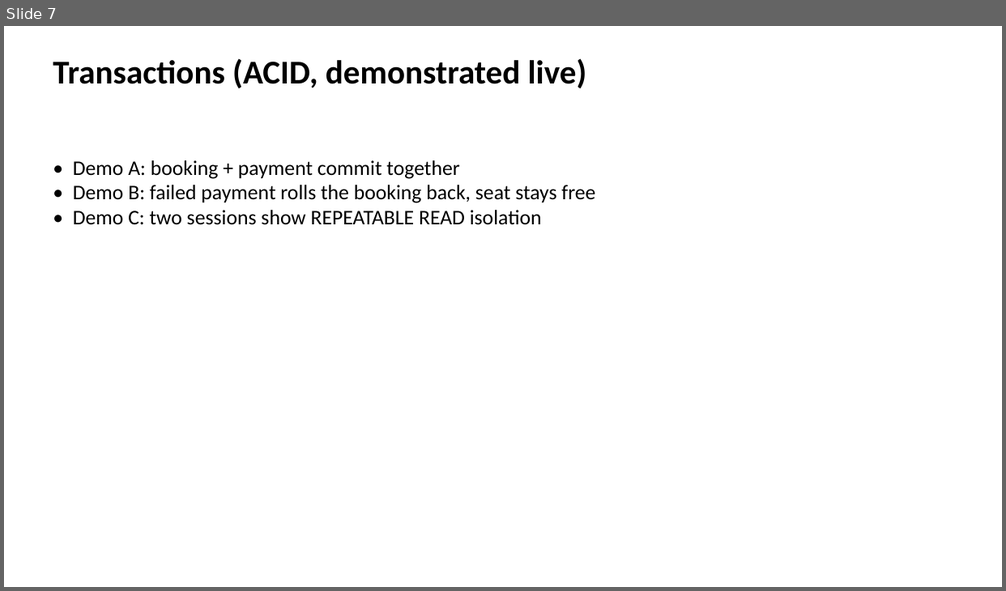
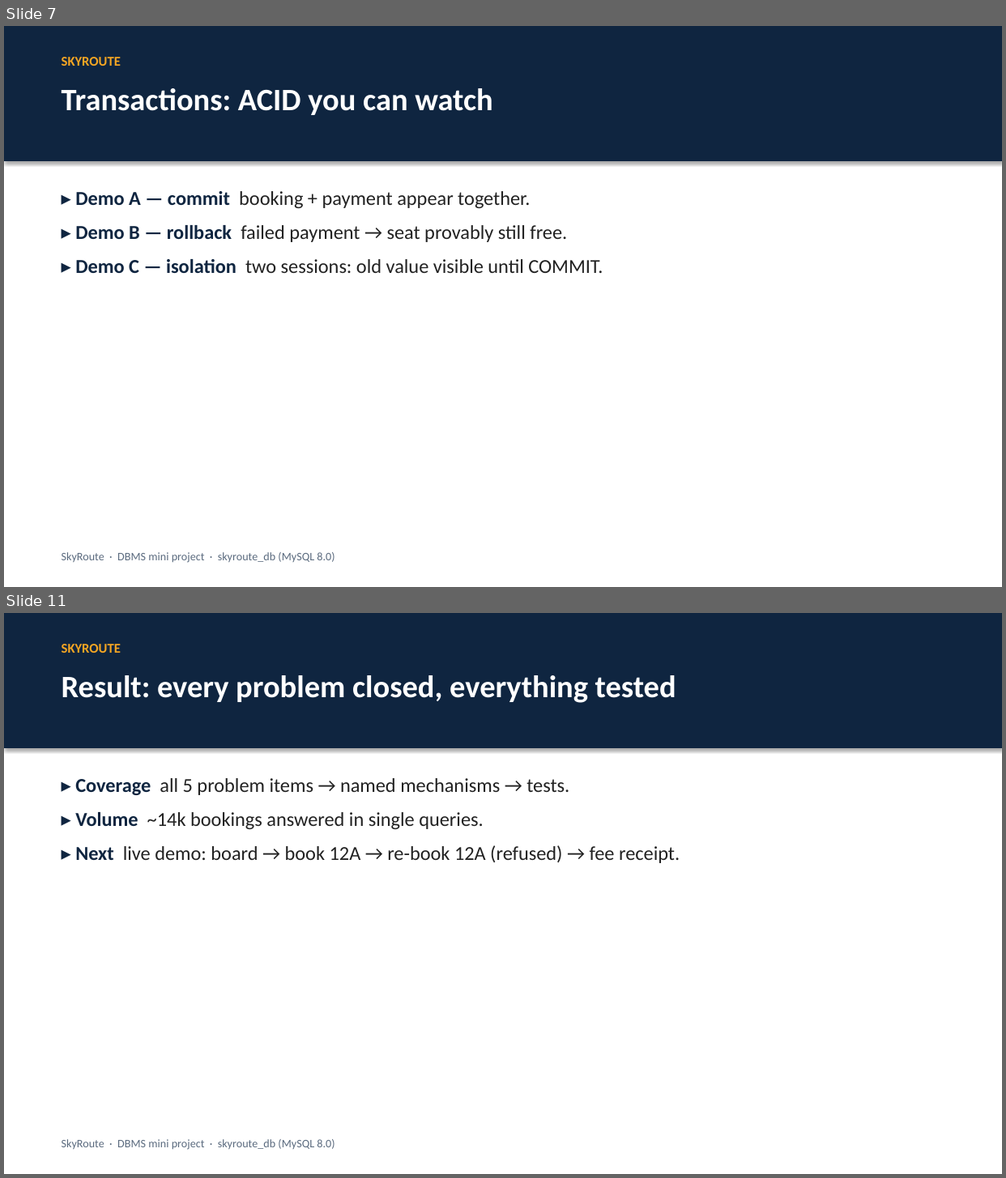
Before and after one commit to Bhaskar-1818/skyroute-dbms-python, a slide deck: dbms/docs/SkyRoute_Slides.pptx. Shown one above the other, each under a label of ours: slide 7 before the commit, slides 7 and 11 after it; the slides between them are not shown. The pictures are 1006x591 and 1006x1178 pixels, drawn with LibreOffice and Linux fonts; fonts in the diff are those of the drawing. Boxes give left, top, right and bottom in pixels: in the first picture for what was removed or moved away, otherwise in the second. Text is boxed around its words. In the diff, an @@ line names an element or a change of style, - is before the commit and + after.

```diff
--- a/dbms/docs/SkyRoute_Slides.pptx
+++ b/dbms/docs/SkyRoute_Slides.pptx
@@ slide 11 added at (4,613,1002,1174), background #FFFFFF @@
@@ rectangle added at (4,613,1002,748), fill #0F2540 @@
@@ text added at (62,644,121,653), 13 pt, text #F5A623, bold @@
+SKYROUTE
@@ text added at (62,675,676,703), 30 pt, text #FFFFFF, bold @@
+Result: every problem closed, everything tested
@@ text added at (75,778,680,863), 19 pt, text #222222 @@
+▸ Coverage all 5 problem items → named mechanisms → tests.
+▸ Volume ~14k bookings answered in single queries.
+▸ Next live demo: board → book 12A → re-book 12A (refused) → fee receipt.
@@ text added at (62,1139,334,1150), 11 pt, text #5B6B7F @@
+SkyRoute · DBMS mini project · skyroute_db (MySQL 8.0)
@@ slide 7 changed as well @@
@@ rectangle added at (4,26,1002,161), fill #0F2540 @@
@@ text added at (62,57,121,66), 13 pt, text #F5A623, bold @@
+SKYROUTE
@@ text at (62,88,492,115): text changed; size 32 to 30 pt; text colour #000000 to #FFFFFF @@
-Transactions (ACID, demonstrated live)
+Transactions: ACID you can watch
@@ text at (75,191,603,273): text changed; size 20 to 19 pt; text colour #000000 to #222222 @@
-• Demo A: booking + payment commit together
-• Demo B: failed payment rolls the booking back, seat stays free
-• Demo C: two sessions show REPEATABLE READ isolation
+▸ Demo A — commit booking + payment appear together.
+▸ Demo B — rollback failed payment → seat provably still free.
+▸ Demo C — isolation two sessions: old value visible until COMMIT.
@@ text added at (62,552,334,563), 11 pt, text #5B6B7F @@
+SkyRoute · DBMS mini project · skyroute_db (MySQL 8.0)
```
Also in this commit, not shown: 9 other slides added, 10 slides removed, 16 other files.
